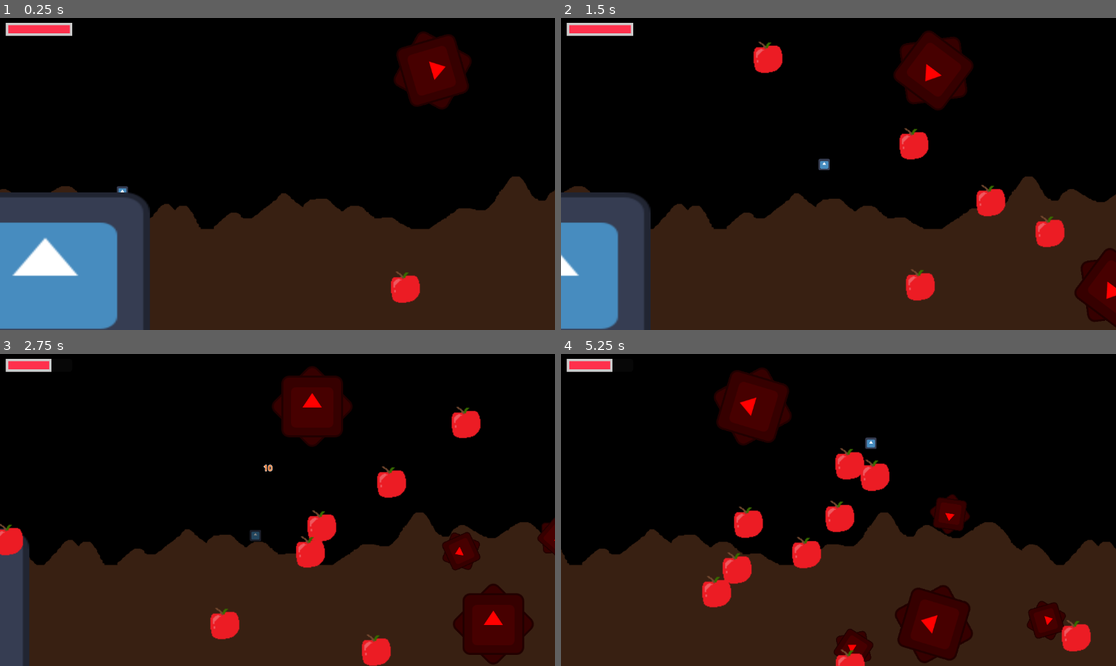
Above: before the commit, frames 1-4 (two rows, left to right).
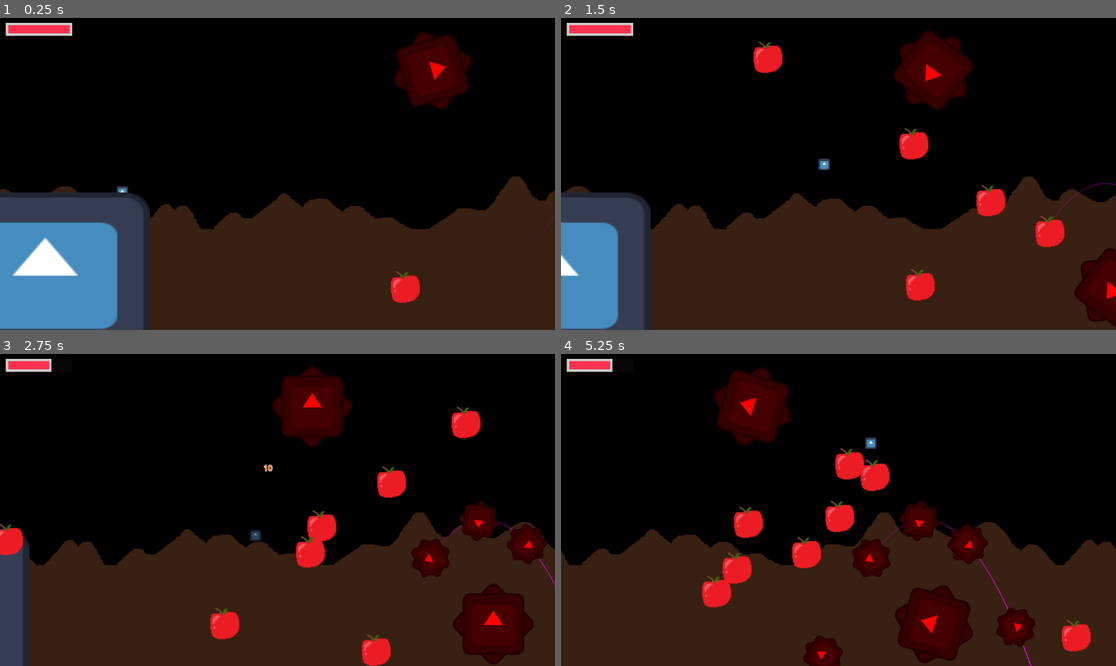
Above: after the commit, the same moments.

Repository: Kurooco/HonorsProject
Game: Godot game, scene res://globals/level_handler.tscn
Same seed, same stepped clock (60 frames per second), same inputs: the game is played once before the commit and once after it. The engine's default icon, where the game draws it, is replaced by a stand-in: a white triangle on a blue panel in a dark square.
Inputs:
- Up to frame 1 (0.25 s): no input
- Up to frame 2 (1.5 s): hold Down (dive) 0.53-1.28 s; hold Right (right) from 0.53 s (still down); tap Up (jump) at 0.77 s; tap Space (shoot) at 1.35 s
- Up to frame 3 (2.75 s): tap Up (jump) at 1.52 s; release Right (right) at 2.03 s; hold Left (left) from 2.03 s (still down); hold Down (dive) from 2.03 s (still down)
- Up to frame 4 (5.25 s): release Left (left) at 2.78 s; release Down (dive) at 2.78 s; hold Right (right) 2.78-4.28 s; tap Space (shoot) at 2.85, 4.35 s; tap Up (jump) at 3.02, 3.77, 4.52 s; hold Down (dive) 3.53-4.28 s; hold Left (left) 4.28-5.03 s; hold Right (right) from 5.03 s (still down); hold Down (dive) from 5.03 s (still down)

The runs differ from the first frame. In frame 1, less than 0.1% of the frame differs, in the area x 98-100%, y 63-68%; in frame 2, less than 0.1%; in frame 3, 2.6%; in frame 4, 4.6%, in the area x 43-91%, y 44-100%.

Commit message:
made basic obstacle indicators

Diff:
--- a/arc_mover.gd
+++ b/arc_mover.gd
@@ -12,5 +12,5 @@
 func _process(delta):
 	velocity.y += delta*GRAVITY
 	move_object.position += velocity*delta
-	if(move_object.position.y > birth_y):
+	if(velocity.y > 0 && move_object.position.y > get_viewport().get_camera_2d().position.y+get_viewport_rect().size.y/2):
 		move_object.queue_free()
--- a/scenes/level_objects/hazards/single_shooter.gd
+++ b/scenes/level_objects/hazards/single_shooter.gd
@@ -2,7 +2,11 @@
 
 @export var scene : PackedScene
 @export var velocity : Vector2
+@export var delay = 1.0
 
+func _ready():
+	$Timer.wait_time = delay
+	create_curve()
 
 func get_arc_mover(node: Node):
 	for child in node.get_children(true):
@@ -11,8 +15,18 @@
 	return null
 
 func _on_timer_timeout():
-	var new_scene = scene.instantiate()
-	var arc_mover = get_arc_mover(new_scene)
-	new_scene.global_position = global_position
-	arc_mover.velocity = velocity
-	Autoload.level_handler.current_level.add_child(new_scene)
+	if(abs(get_viewport().get_camera_2d().position.x - position.x) < get_viewport_rect().size.x):
+		var new_scene = scene.instantiate()
+		var arc_mover = get_arc_mover(new_scene)
+		new_scene.global_position = global_position
+		arc_mover.velocity = velocity
+		Autoload.level_handler.current_level.add_child(new_scene)
+
+func create_curve():
+	var v = velocity
+	var gravity = 500
+	var pos = Vector2.ZERO
+	for i in range(200):
+		$Line2D.add_point(pos)
+		v.y += gravity*.01
+		pos += v*.01
--- a/scenes/level_objects/hazards/single_shooter.tscn
+++ b/scenes/level_objects/hazards/single_shooter.tscn
@@ -1,6 +1,9 @@
-[gd_scene load_steps=2 format=3 uid="uid://b4gmd4bgevkmw"]
+[gd_scene load_steps=3 format=3 uid="uid://b4gmd4bgevkmw"]
 
 [ext_resource type="Script" uid="uid://dt0uchgv666pu" path="res://scenes/level_objects/hazards/single_shooter.gd" id="1_xkrpk"]
+
+[sub_resource type="Gradient" id="Gradient_xkrpk"]
+colors = PackedColorArray(1, 0, 1, 1, 1, 0, 1, 0)
 
 [node name="SingleShooter" type="Node2D"]
 script = ExtResource("1_xkrpk")
@@ -8,4 +11,10 @@
 [node name="Timer" type="Timer" parent="."]
 autostart = true
 
+[node name="Line2D" type="Line2D" parent="."]
+z_index = -1
+width = 2.0
+gradient = SubResource("Gradient_xkrpk")
+texture_mode = 1
+
 [connection signal="timeout" from="Timer" to="." method="_on_timer_timeout"]
--- a/scenes/levels/level_1.tscn
+++ b/scenes/levels/level_1.tscn
@@ -113,6 +113,12 @@
 position = Vector2(1754, -179)
 
 [node name="SingleShooter" parent="." instance=ExtResource("8_s8va5")]
-position = Vector2(1006.3, 362.787)
+position = Vector2(942.928, 376.876)
 scene = ExtResource("9_dga24")
 velocity = Vector2(-200, -600)
+delay = 0.5
+
+[node name="SingleShooter2" parent="." instance=ExtResource("8_s8va5")]
+position = Vector2(2005, 100)
+scene = ExtResource("9_dga24")
+velocity = Vector2(-500, -300)
